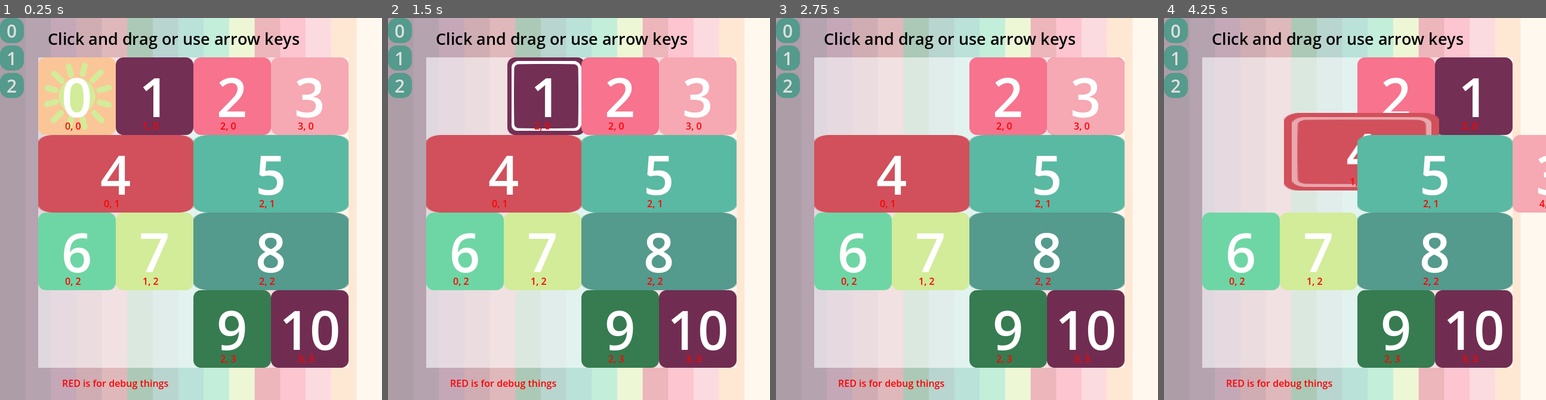
Above: before the commit, frames 1-4 (left to right).
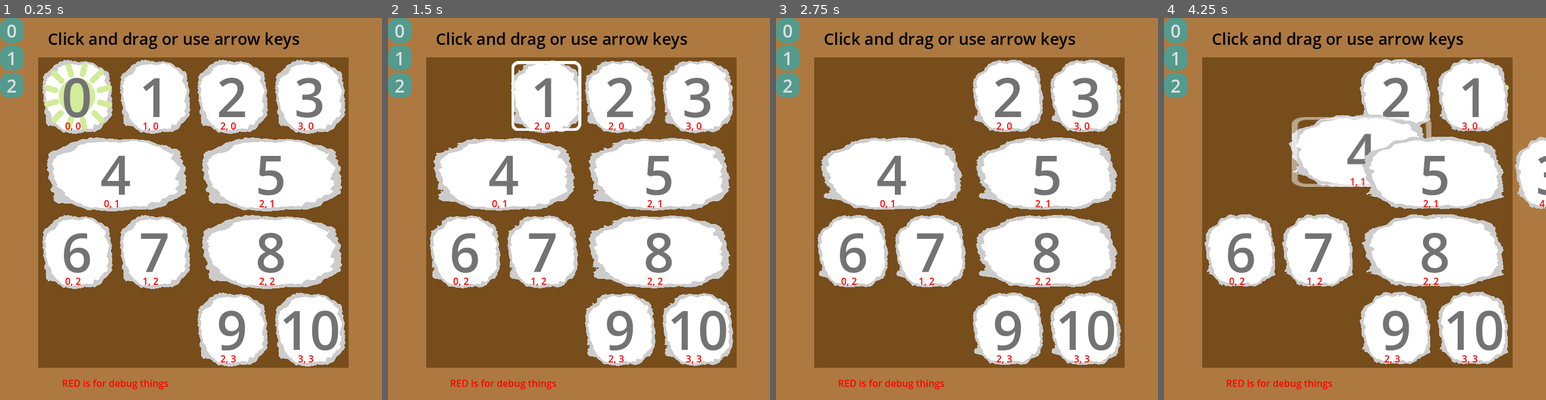
Above: after the commit, the same moments.

Repository: firelighted/comfyjam2026_slidingsun
Game: Godot game, scene res://scenes_scripts/main_2d.tscn
Same seed, same stepped clock (60 frames per second), same inputs: the game is played once before the commit and once after it. The engine's default icon, where the game draws it, is replaced by a stand-in: a white triangle on a blue panel in a dark square.
Inputs (mouse positions are in pixels of both pictures, inside the frame that each line leads up to):
- Up to frame 1 (0.25 s): no input
- Up to frame 2 (1.5 s): drag from (464, 94) to (621, 94) at 0.52 s; drag from (540, 94) to (674, 94) at 1.27 s
- Up to frame 3 (2.75 s): move the mouse to (1009, 94) at 2.02 s; hold Right (ui_right) from 2.03 s (still down); click (1009, 94) at 2.17 s
- Up to frame 4 (4.25 s): release Right (ui_right) at 2.75 s; drag from (1473, 94) to (1435, 174) at 2.77 s; drag from (1278, 174) to (1397, 94) at 3.52 s

The runs differ from the first frame. In frame 1, 97% of the frame differs, in the area x 0-100%, y 0-100%; in frame 2, 98%; in frame 3, 98%; in frame 4, 98%.

Commit message:
cloud shader

Diff:
--- a/project.godot
+++ b/project.godot
@@ -30,3 +30,4 @@
 
 renderer/rendering_method="gl_compatibility"
 renderer/rendering_method.mobile="gl_compatibility"
+textures/vram_compression/import_etc2_astc=true
--- a/scenes_scripts/block.tscn
+++ b/scenes_scripts/block.tscn
@@ -1,16 +1,36 @@
-[gd_scene load_steps=8 format=3 uid="uid://c1nqrhcqdwaqy"]
+[gd_scene load_steps=12 format=3 uid="uid://c1nqrhcqdwaqy"]
 
 [ext_resource type="Script" path="res://scenes_scripts/block.gd" id="1_o3usp"]
-[ext_resource type="Texture2D" uid="uid://b8frk5eo3s0gi" path="res://images/tiles/base_tile_white.png" id="2_80yha"]
-[ext_resource type="Texture2D" uid="uid://dqvjyshmb4s2v" path="res://images/tiles/selected_tile.png" id="3_lgxio"]
-[ext_resource type="Texture2D" uid="uid://tmeqmnimt82m" path="res://images/palette.png" id="4_kqftf"]
+[ext_resource type="Shader" path="res://shaders/cloud_tile.gdshader" id="1_ygfc3"]
+[ext_resource type="Texture2D" uid="uid://qlwb5s0awuw0" path="res://images/tiles/base_tile_white.png" id="2_80yha"]
+[ext_resource type="Texture2D" uid="uid://dir1qm5nt4uoj" path="res://images/tiles/selected_tile.png" id="3_lgxio"]
+[ext_resource type="Texture2D" uid="uid://cg14q0lo7puh1" path="res://images/palette.png" id="4_kqftf"]
 [ext_resource type="LabelSettings" uid="uid://b4qx5deogc1w8" path="res://theme/DEBUG_labelsetting.tres" id="5_280uh"]
 
 [sub_resource type="RectangleShape2D" id="RectangleShape2D_nichk"]
 size = Vector2(125, 125)
 
+[sub_resource type="FastNoiseLite" id="FastNoiseLite_gsa67"]
+frequency = 0.0073
+
+[sub_resource type="NoiseTexture2D" id="NoiseTexture2D_w5jev"]
+seamless = true
+noise = SubResource("FastNoiseLite_gsa67")
+
+[sub_resource type="ShaderMaterial" id="ShaderMaterial_aba2b"]
+shader = ExtResource("1_ygfc3")
+shader_parameter/height = 0.37
+shader_parameter/width = 0.35
+shader_parameter/radius = 0.27
+shader_parameter/speed = 0.02
+shader_parameter/edge_source = 0.0
+shader_parameter/edge_color = Color(0.800491, 0.800491, 0.800491, 1)
+shader_parameter/inner_color = Color(1, 1, 1, 1)
+shader_parameter/noise = SubResource("NoiseTexture2D_w5jev")
+
 [sub_resource type="LabelSettings" id="LabelSettings_g8qok"]
 font_size = 90
+font_color = Color(0.450648, 0.450648, 0.450648, 1)
 
 [node name="Block" type="CharacterBody2D"]
 light_mask = 0
@@ -29,6 +49,7 @@
 shape = SubResource("RectangleShape2D_nichk")
 
 [node name="base_texture" type="Sprite2D" parent="Clickable"]
+material = SubResource("ShaderMaterial_aba2b")
 texture = ExtResource("2_80yha")
 region_rect = Rect2(45, 45, 405, 405)
 
--- a/scenes_scripts/main_2d.tscn
+++ b/scenes_scripts/main_2d.tscn
@@ -35,6 +35,7 @@
 theme = ExtResource("1_stk34")
 
 [node name="background" type="TextureRect" parent="UI"]
+visible = false
 layout_mode = 1
 anchors_preset = 15
 anchor_right = 1.0
@@ -45,7 +46,7 @@
 texture = ExtResource("2_31q7j")
 
 [node name="midground" type="TextureRect" parent="UI"]
-self_modulate = Color(1, 1, 1, 0.584314)
+self_modulate = Color(0.68, 0.47294, 0.2516, 1)
 layout_mode = 1
 anchors_preset = 15
 anchor_right = 1.0
@@ -90,7 +91,7 @@
 script = ExtResource("1_5ua2j")
 
 [node name="valid_tile_area_bkgd" type="Sprite2D" parent="Main2D"]
-self_modulate = Color(1, 1, 1, 0.572549)
+self_modulate = Color(0.302872, 0.175993, 2.40654e-08, 0.572549)
 position = Vector2(0, 1.43051e-06)
 scale = Vector2(4, 4)
 texture = ExtResource("2_bb1j8")
--- /dev/null
+++ b/shaders/cloud_tile.gdshader
@@ -0,0 +1,37 @@
+shader_type canvas_item;
+
+uniform float height: hint_range(0.0, 0.5, 0.01) = 0.0;//Rectangle height
+uniform float width: hint_range(0.0, 0.5, 0.01) = 0.0;//Rectangle width
+uniform float radius: hint_range(0.0, 0.5, 0.01) = 0.0;//Rectangle corner radius
+uniform float speed: hint_range(0.0, 1.0, 0.01) = 0.0;//Distortion speed
+uniform float edge_source: hint_range(0.0, 1.0, 0.01) = 0.0;//Distortion strength
+uniform vec4 edge_color : source_color;//Edge color
+uniform vec4 inner_color : source_color;//Inner color
+
+
+uniform sampler2D noise;
+
+
+//Signed distance function for rounded rectangle
+float sd_round_rect(vec2 p, vec2 s, float r)
+{
+    vec2 q = abs(p) - s + r;
+    return min(max(q.x, q.y), 0.0) + length(max(q, 0.0)) - r;
+}
+
+void fragment() {
+	vec2 uv = UV;
+	float noise_r = texture(noise, fract(TIME * speed + uv)).r;
+	//Animate noise texture over time
+	float d = sd_round_rect(uv - 0.5, vec2(width, height) ,radius);
+
+	//Get SDF UV map of the rectangle
+	float m = step(d - noise_r * 0.1, 0.0);
+	float m2 = step(d - noise_r * 0.1 - 0.05, 0.0);
+	float m3 = m2 - m;
+
+	vec4 edge = m3 * edge_color;
+	vec4 inner = m * inner_color;
+	//Blend both, reduce distortion intensity by *0.1
+	COLOR = mix(edge, inner, inner.a);
+}
Not shown, changed: export_presets.cfg
Not shown: 1 places in scenes_scripts/main_2d.tscn that only renumber resources
